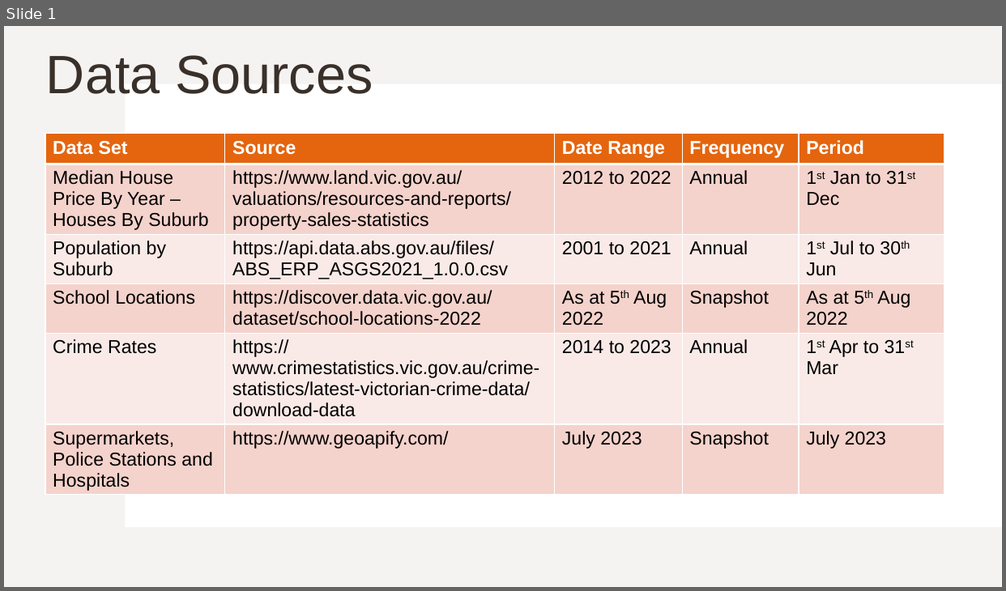
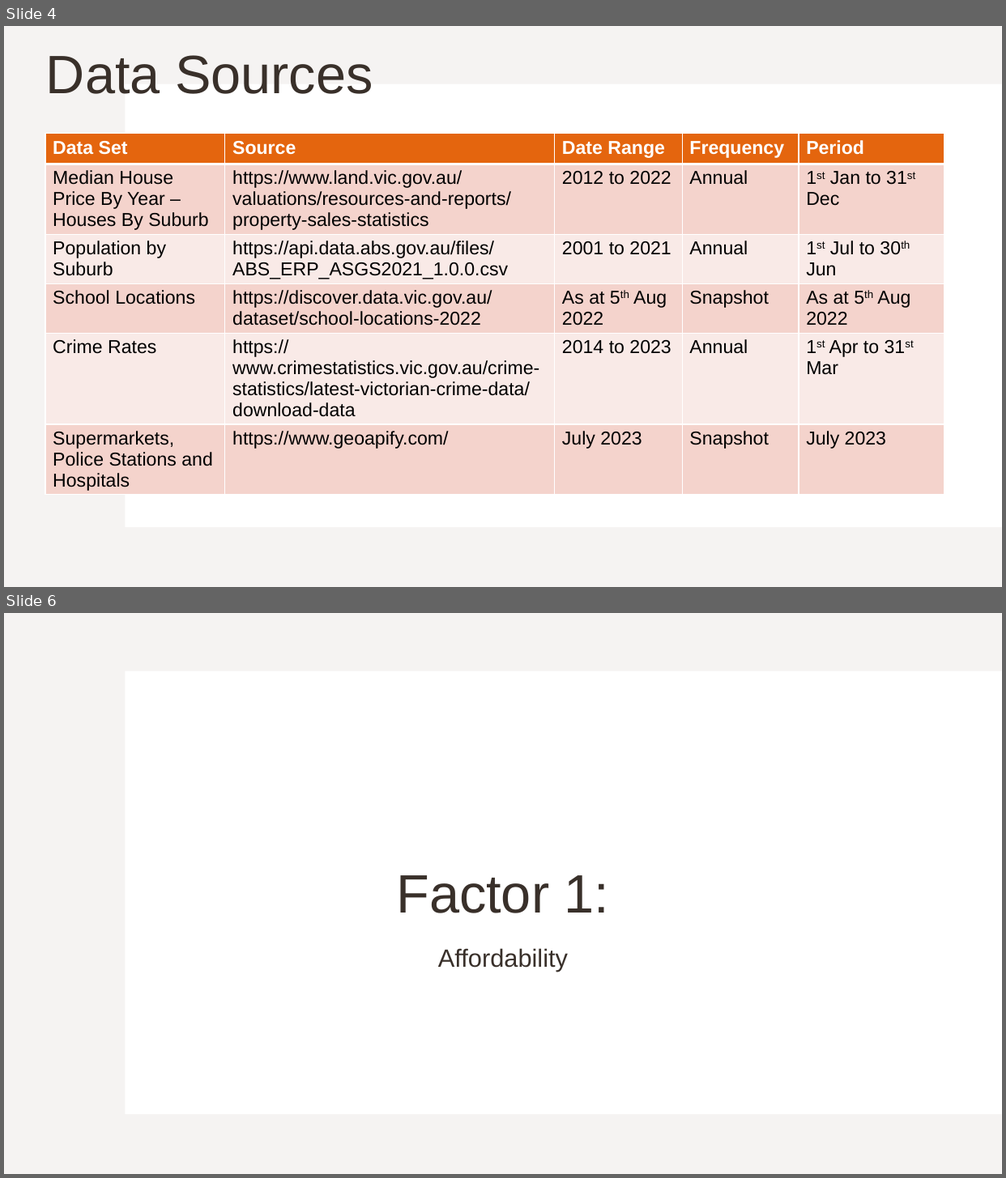
Before and after one commit to Kakhai1/bootcamp_project, a slide deck: Project 1 - Group 6 Slides_KT.pptx. Shown one above the other, each under a label of ours: slide 1 before the commit, slides 4 and 6 after it; the slides between them are not shown. The pictures are 1006x591 and 1006x1178 pixels, drawn with LibreOffice and Linux fonts; fonts in the diff are those of the drawing. Boxes give left, top, right and bottom in pixels: in the first picture for what was removed or moved away, otherwise in the second. Text is boxed around its words. In the diff, an @@ line names an element or a change of style, - is before the commit and + after.

```diff
--- a/Project 1 - Group 6 Slides_KT.pptx
+++ b/Project 1 - Group 6 Slides_KT.pptx
@@ slide 6 added at (4,613,1002,1174), background #FFFFFF; not listed: 2 template elements that a slide beside it also shows @@
@@ title added at (396,875,610,914), 52 pt, text #39302A @@
+Factor 1:
@@ subtitle added at (438,948,568,972), 24 pt, text #39302A @@
+Affordability
@@ what was slide 1 is now slide 4 @@
```
Also in this commit, not shown: 1 slide changed, 17 other slides added, 3 other files.
